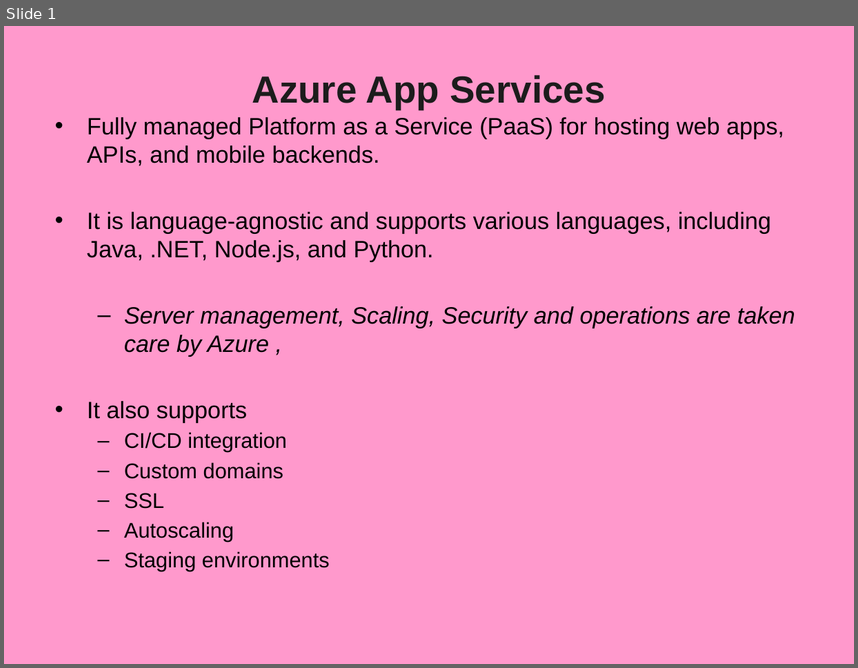
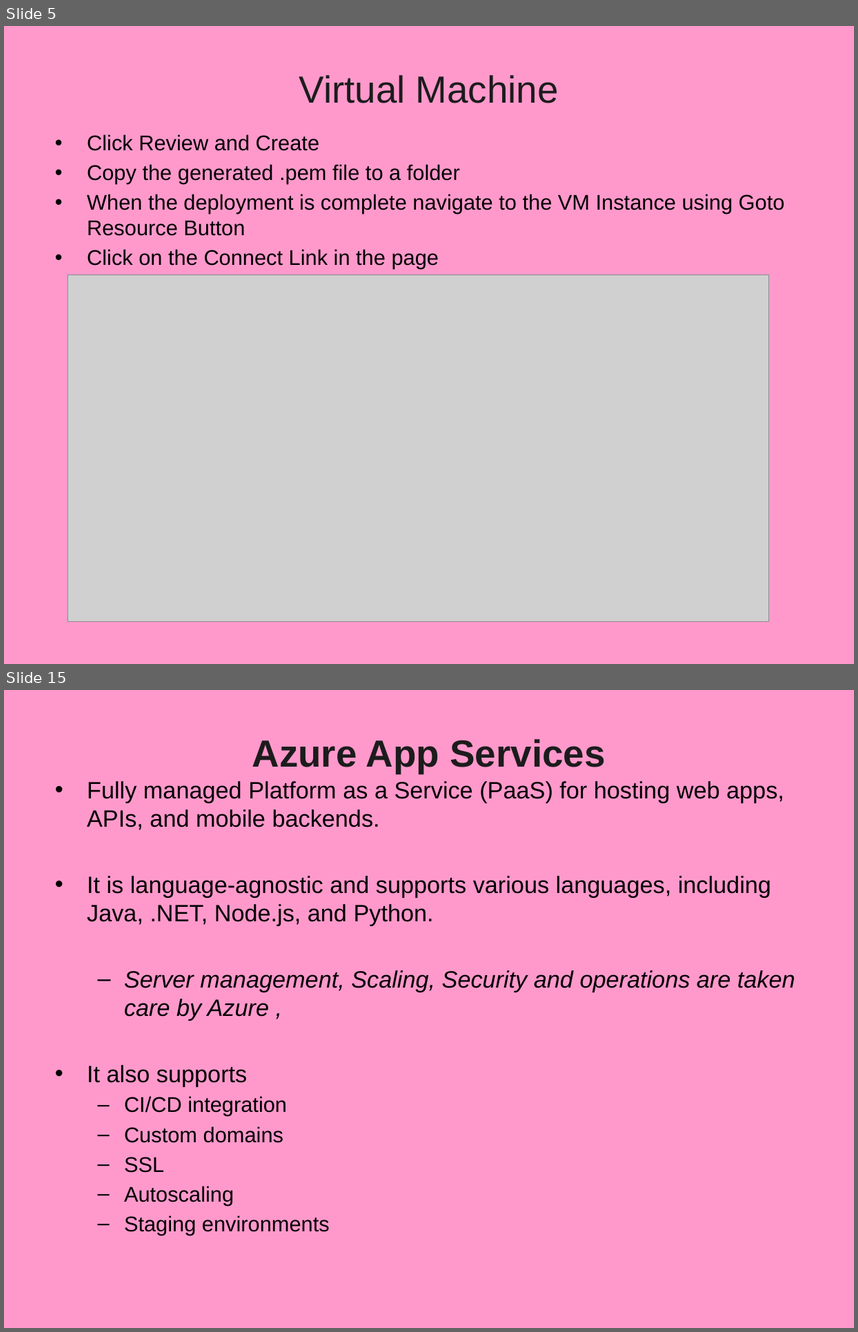
Before and after one commit to Santoshbuild/my_project, a slide deck: 19_Azure_AppService.pptx. Shown one above the other, each under a label of ours: slide 1 before the commit, slides 5 and 15 after it; the slides between them are not shown. The pictures are 858x668 and 858x1332 pixels, drawn with LibreOffice and Linux fonts; fonts in the diff are those of the drawing; grey boxes stand for pictures; background and template pictures are left out. Boxes give left, top, right and bottom in pixels: in the first picture for what was removed or moved away, otherwise in the second. Text is boxed around its words. In the diff, an @@ line names an element or a change of style, - is before the commit and + after.

```diff
--- a/19_Azure_AppService.pptx
+++ b/19_Azure_AppService.pptx
@@ slide 5 added at [4,26,854,664], background picture (left out) @@
@@ title added at [299,75,559,103], 32 pt, text #1C1C1C @@
+Virtual Machine
@@ text added at [87,134,785,269], 18 pt, text #000000 @@
+• Click Review and Create
+• Copy the generated .pem file to a folder
+• When the deployment is complete navigate to the VM Instance using Goto Resource Button
+• Click on the Connect Link in the page
@@ picture added at [67,274,769,621] @@
@@ what was slide 1 is now slide 15 @@
```
Also in this commit, not shown: 13 other slides added, 19 other files.
